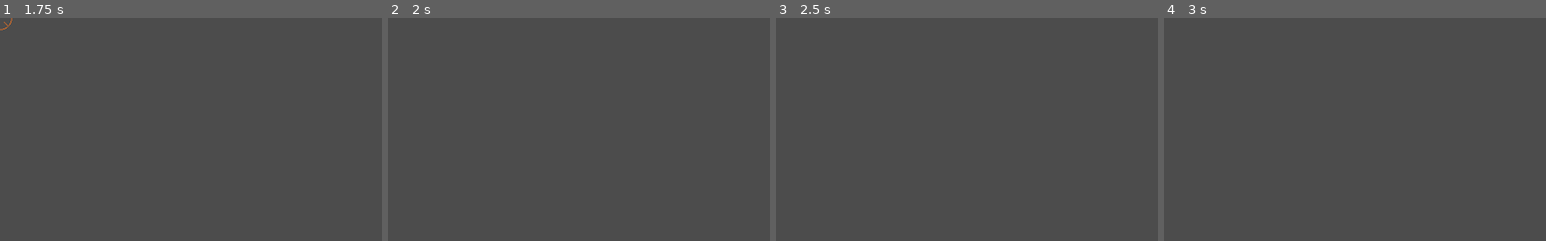
Above: before the commit, frames 1-4 (left to right).
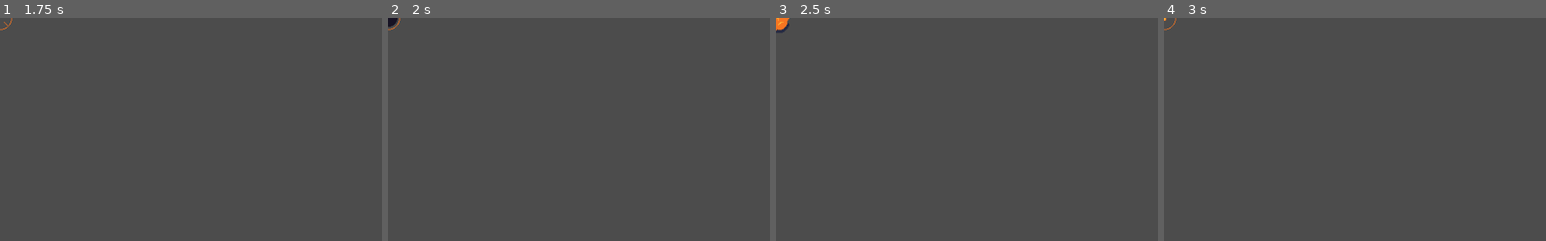
Above: after the commit, the same moments.

Repository: UnwarySage/Subthermal
Game: Godot game, scene res://entities/reticule/Shell.tscn
Same seed, same stepped clock (60 frames per second), same inputs: the game is played once before the commit and once after it. This scene is started directly instead of the project's main scene.
Inputs:
- Up to frame 1 (1.75 s): tap Enter at 0.5 s; hold D (player_turn_right) 0.53-1.28 s; tap Space at 1.25 s; hold Down (player_brake) from 1.28 s (still down)
- Up to frame 2 (2 s): keep holding Down (player_brake)
- Up to frame 3 (2.5 s): tap Enter at 2 s; release Down (player_brake) at 2.03 s; hold D (player_turn_right) from 2.03 s (still down)
- Up to frame 4 (3 s): release D (player_turn_right) at 2.78 s; hold W (player_forward) from 2.78 s (still down)
The pictures show only the part of the screen within x 0-50%, y 0-50%; the shares and areas given below are measured in that part.

Frame 1 is identical in both runs. In frame 2, 0.1% of the frame differs, in the area x 0-4%, y 0-6%; in frame 3, 0.2%, in the area x 0-4%, y 0-7%; in frame 4, less than 0.1%.

Commit message:
add explosion visual to barrages

Diff:
--- a/game/entities/reticule/Shell.gd
+++ b/game/entities/reticule/Shell.gd
@@ -2,6 +2,10 @@
 
 func _ready():
 	self.global_rotation = 0
+	$ExplosionSprite.visible = false
+	$Countdown.wait_time += rand_range(0,0.5)
+
+
 
 func detonate():
 	var affected = get_overlapping_bodies()
@@ -10,4 +14,10 @@
 			target.accept_damage(1)
 		if(target.is_class("RigidBody2d")):
 			target.apply_impulse(Vector2(), self.global_position - target.global_position)
+	$ExplosionSprite.visible = true
+	$ExplosionSprite.playing = true
+	$ExplosionSprite.rotation = rand_range(0, 2 *PI)
+
+
+func _finished():
 	self.queue_free()
--- a/game/entities/reticule/Shell.tscn
+++ b/game/entities/reticule/Shell.tscn
@@ -1,10 +1,20 @@
-[gd_scene load_steps=8 format=2]
+[gd_scene load_steps=19 format=2]
 
 [ext_resource path="res://entities/reticule/Shell.gd" type="Script" id=1]
 [ext_resource path="res://entities/reticule/target1.png" type="Texture" id=2]
 [ext_resource path="res://entities/reticule/target2.png" type="Texture" id=3]
 [ext_resource path="res://entities/reticule/target3.png" type="Texture" id=4]
 [ext_resource path="res://entities/reticule/target4.png" type="Texture" id=5]
+[ext_resource path="res://entities/reticule/explosion1.png" type="Texture" id=6]
+[ext_resource path="res://entities/reticule/explosion10.png" type="Texture" id=7]
+[ext_resource path="res://entities/reticule/explosion2.png" type="Texture" id=8]
+[ext_resource path="res://entities/reticule/explosion3.png" type="Texture" id=9]
+[ext_resource path="res://entities/reticule/explosion4.png" type="Texture" id=10]
+[ext_resource path="res://entities/reticule/explosion5.png" type="Texture" id=11]
+[ext_resource path="res://entities/reticule/explosion6.png" type="Texture" id=12]
+[ext_resource path="res://entities/reticule/explosion7.png" type="Texture" id=13]
+[ext_resource path="res://entities/reticule/explosion8.png" type="Texture" id=14]
+[ext_resource path="res://entities/reticule/explosion9.png" type="Texture" id=15]
 
 [sub_resource type="SpriteFrames" id=1]
 
@@ -19,6 +29,15 @@
 
 custom_solver_bias = 0.0
 radius = 20.0
+
+[sub_resource type="SpriteFrames" id=3]
+
+animations = [ {
+"frames": [ ExtResource( 6 ), ExtResource( 7 ), ExtResource( 8 ), ExtResource( 9 ), ExtResource( 10 ), ExtResource( 11 ), ExtResource( 12 ), ExtResource( 13 ), ExtResource( 14 ), ExtResource( 15 ) ],
+"loop": true,
+"name": "default",
+"speed": 10.0
+} ]
 
 [node name="TargetArea" type="Area2D" index="0"]
 
@@ -49,4 +68,12 @@
 
 shape = SubResource( 2 )
 
+[node name="ExplosionSprite" type="AnimatedSprite" parent="." index="3"]
+
+frames = SubResource( 3 )
+animation = "default"
+_sections_unfolded = [ "Visibility" ]
+
 [connection signal="timeout" from="Countdown" to="." method="detonate"]
+
+[connection signal="animation_finished" from="ExplosionSprite" to="." method="_finished"]
Binary file added: game/entities/reticule/explosion1.png
Not shown, added: game/entities/reticule/explosion1.png.import
Binary file added: game/entities/reticule/explosion10.png
Not shown, added: game/entities/reticule/explosion10.png.import
Binary file added: game/entities/reticule/explosion2.png
Not shown, added: game/entities/reticule/explosion2.png.import
Binary file added: game/entities/reticule/explosion3.png
Not shown, added: game/entities/reticule/explosion3.png.import
Binary file added: game/entities/reticule/explosion4.png
Not shown, added: game/entities/reticule/explosion4.png.import
Binary file added: game/entities/reticule/explosion5.png
Not shown, added: game/entities/reticule/explosion5.png.import
(and 9 more such lines)
